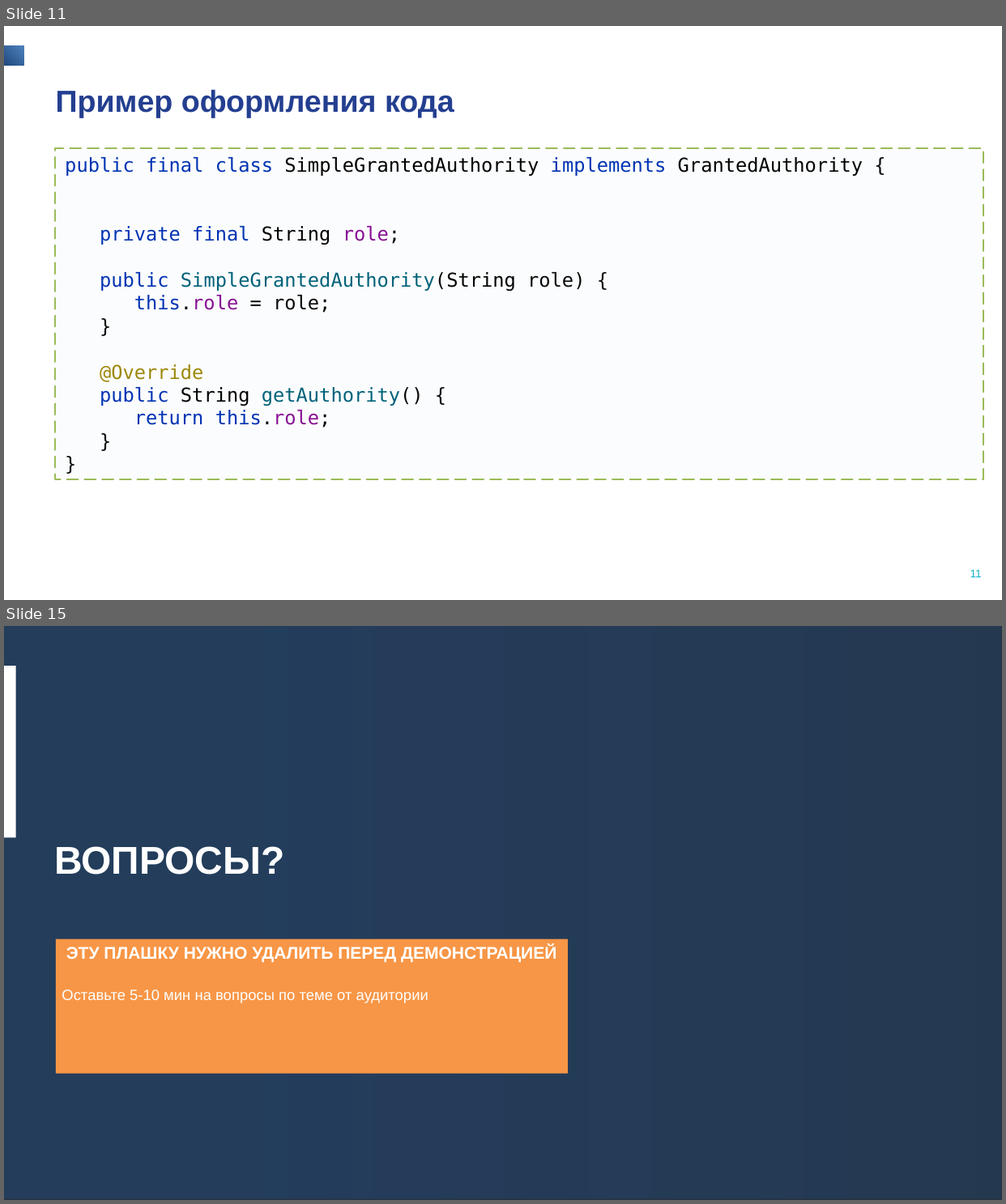
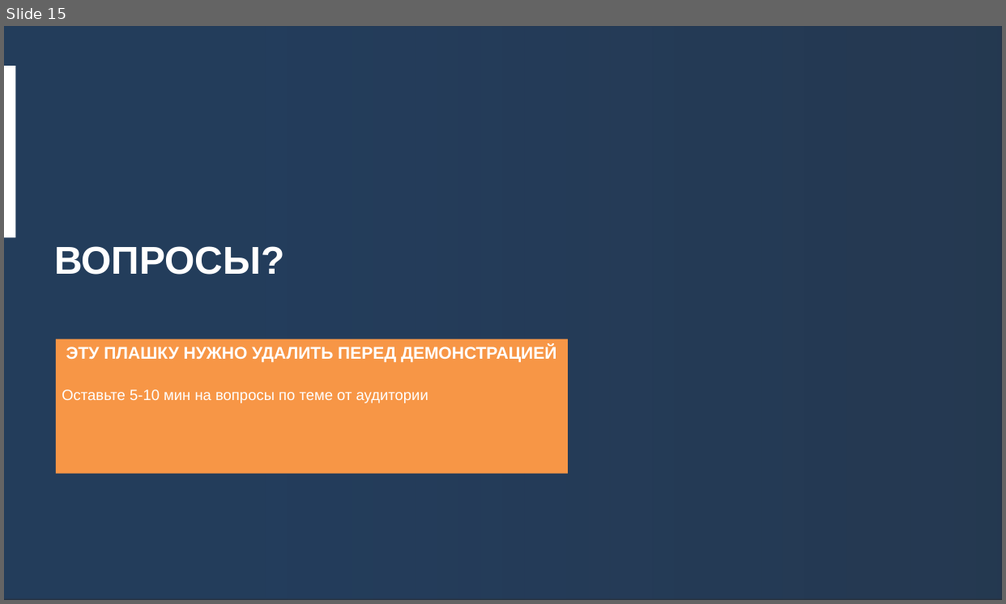
Before and after one commit to kchvilyov/qrk_001_quarkus, a slide deck: Почему Java-разработчику следует брать на вооружение Quarkus Презентация_семинар_IBS.pptx. Shown one above the other, each under a label of ours: slides 11 and 15 before the commit, slide 15 after it; the slides between them are not shown. The pictures are 1006x1204 and 1006x604 pixels, drawn with LibreOffice and Linux fonts; fonts in the diff are those of the drawing; background and template pictures are left out; a plain dark background stands for a picture behind light text. Boxes give left, top, right and bottom in pixels: in the first picture for what was removed or moved away, otherwise in the second. Text is boxed around its words. In the diff, an @@ line names an element or a change of style, - is before the commit and + after.

```diff
--- a/Почему Java-разработчику следует брать на вооружение Quarkus Презентация_семинар_IBS.pptx
+++ b/Почему Java-разработчику следует брать на вооружение Quarkus Презентация_семинар_IBS.pptx
@@ slide 11 removed at [4, 26, 1002, 600], background #FFFFFF @@
@@ rectangle removed at [4, 46, 24, 66] @@
@@ text removed at [56, 89, 454, 118] @@
-Пример оформления кода
@@ rectangle removed at [55, 148, 983, 480] @@
-public final class SimpleGrantedAuthority implements GrantedAuthority {
-private final String role;
-public SimpleGrantedAuthority(String role) {
-this.role = role;
-}
-@Override
-public String getAuthority() {
-return this.role;
-}
-}
@@ text removed at [573, 479, 660, 480] @@
-Обученных специалистов
@@ text removed at [761, 479, 881, 480] @@
-Корпоративных
-клиентов
@@ page number removed at [970, 570, 982, 578] @@
-11
```
Also in this commit, not shown: 1 slide changed, 1 slide added, 1 other file.
